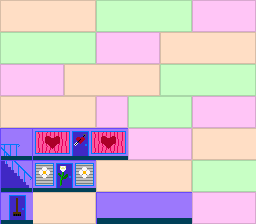
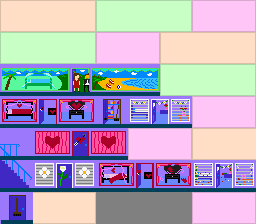
The second 256×224 image is a revision of the first. Changes to its layers:
added layer "people" above "Layer #1" over [73, 73, 90, 92]
painted on "Layer #1" over [0, 64, 256, 224]
